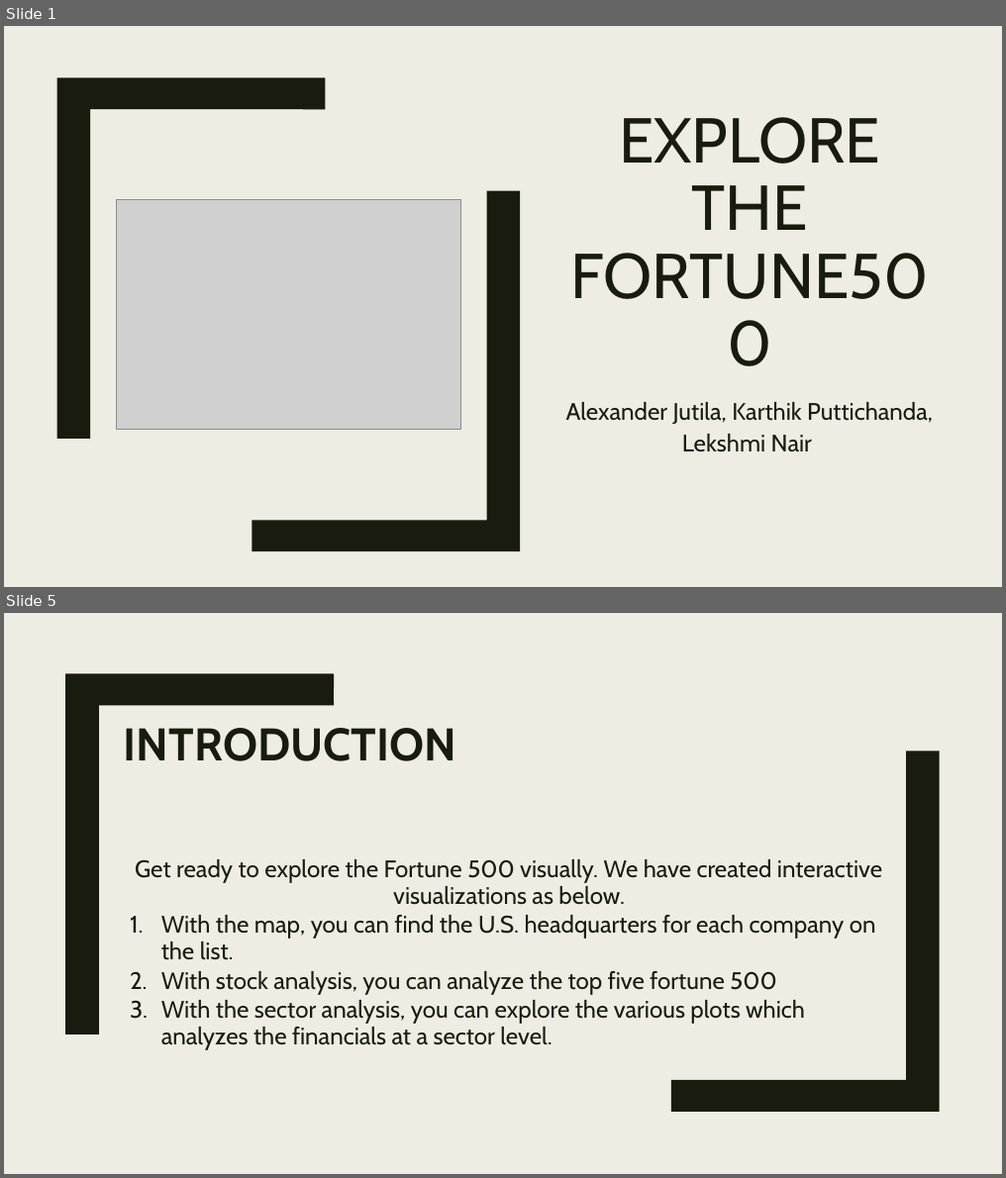
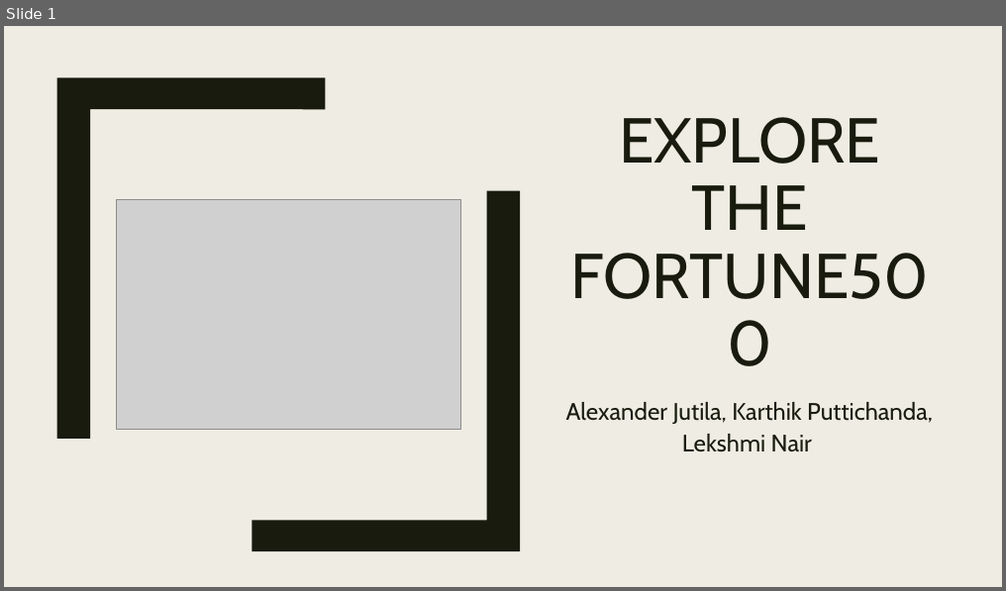
Before and after one commit to lekshmicnair/Fortune500_Financial_Analysis, a slide deck: Fortune500_group6.pptx. Shown one above the other, each under a label of ours: slides 1 and 5 before the commit, slide 1 after it; the slides between them are not shown. The pictures are 1006x1178 and 1006x591 pixels, drawn with LibreOffice and Linux fonts; fonts in the diff are those of the drawing; grey boxes stand for pictures. Boxes give left, top, right and bottom in pixels: in the first picture for what was removed or moved away, otherwise in the second. Text is boxed around its words. In the diff, an @@ line names an element or a change of style, - is before the commit and + after.

```diff
--- a/Fortune500_group6.pptx
+++ b/Fortune500_group6.pptx
@@ slide 5 removed at (4,613,1002,1174), background #EFEDE3 @@
@@ freeform shape removed at (65,673,334,1035) @@
@@ title removed at (124,728,456,761) @@
-INTRODUCTION
@@ freeform shape removed at (672,751,940,1112) @@
@@ subtitle removed at (135,860,882,1051) @@
-Get ready to explore the Fortune 500 visually. We have created interactive visualizations as below.
-1. With the map, you can find the U.S. headquarters for each company on the list.
-2. With stock analysis, you can analyze the top five fortune 500
-3. With the sector analysis, you can explore the various plots which analyzes the financials at a sector level.
```
Also in this commit, not shown: 3 slides changed, 2 slides added, 1 other slide removed, 2 other files.
